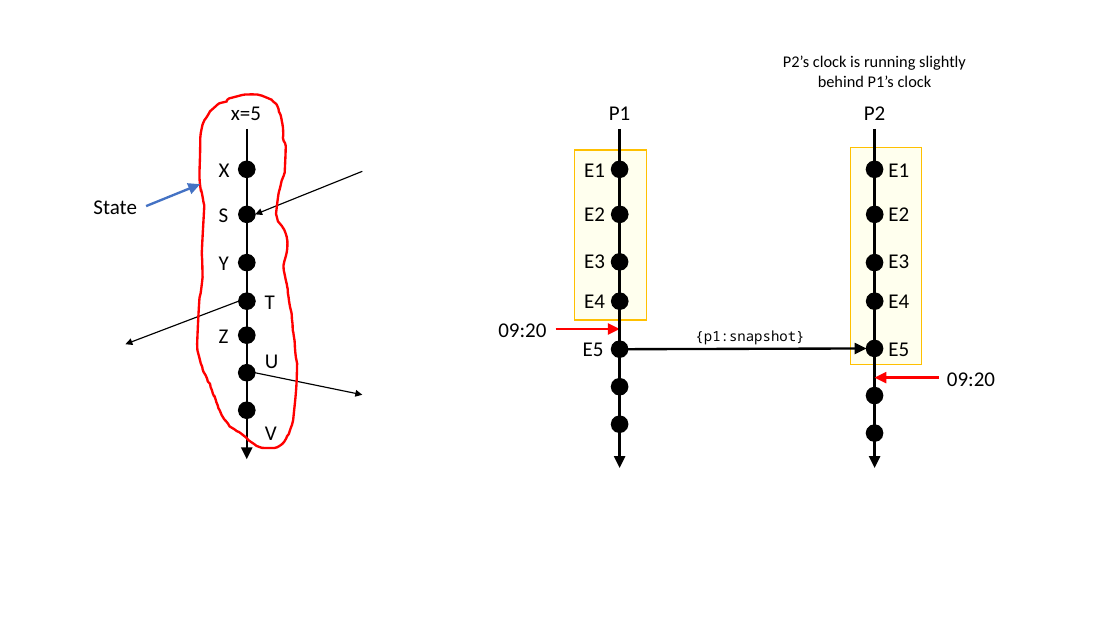
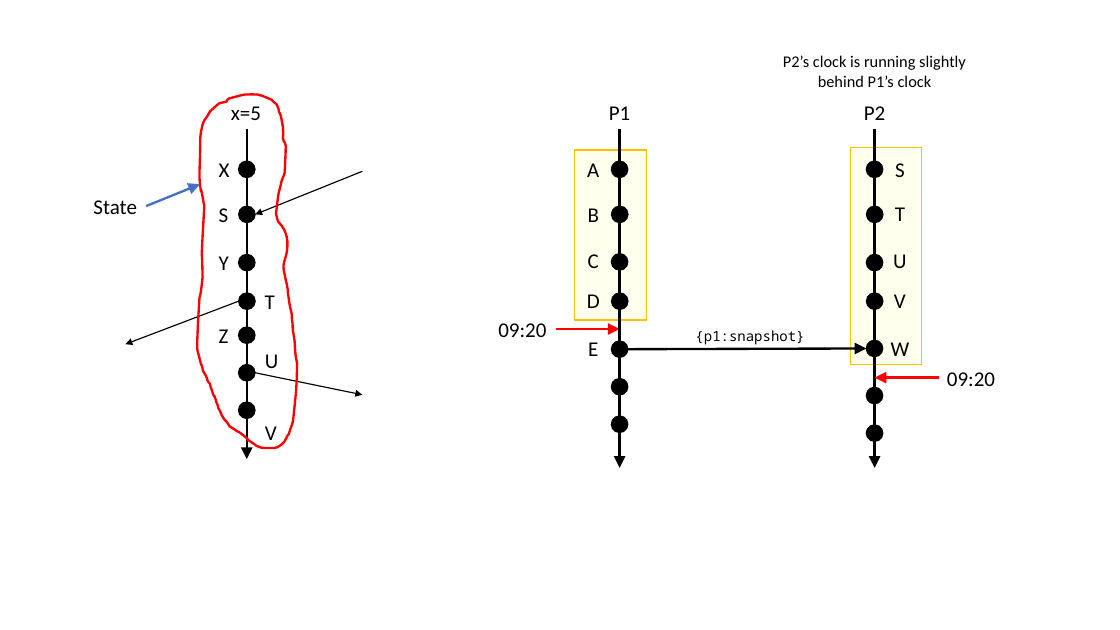
Before and after one commit to ChrisWhealy/DistributedSystemNotes, a slide deck: slide 35 of img/Diagrams.pptx. Drawn at 1120x630 pixels with LibreOffice and Linux fonts; fonts in the diff are those of the drawing. Boxes give left, top, right and bottom in pixels: in the first picture for what was removed or moved away, otherwise in the second. Text is boxed around its words. In the diff, an @@ line names an element or a change of style, - is before the commit and + after.

```diff
--- a/img/Diagrams.pptx
+++ b/img/Diagrams.pptx
@@ text at [587, 163, 599, 177]: text changed @@
-E1
+A
@@ text at [895, 163, 905, 177]: text changed @@
-E1
+S
@@ text at [588, 208, 599, 222]: text changed @@
-E2
+B
@@ text at [895, 207, 905, 221]: text changed @@
-E2
+T
@@ text at [588, 254, 599, 268]: text changed @@
-E3
+C
@@ text at [893, 254, 906, 268]: text changed @@
-E3
+U
@@ text at [587, 294, 600, 308]: text changed @@
-E4
+D
@@ text at [894, 294, 906, 308]: text changed @@
-E4
+V
@@ text at [588, 342, 598, 356]: text changed @@
-E5
+E
@@ text at [891, 342, 910, 356]: text changed @@
-E5
+W
```
Also in this commit, not shown: 2 other files.
